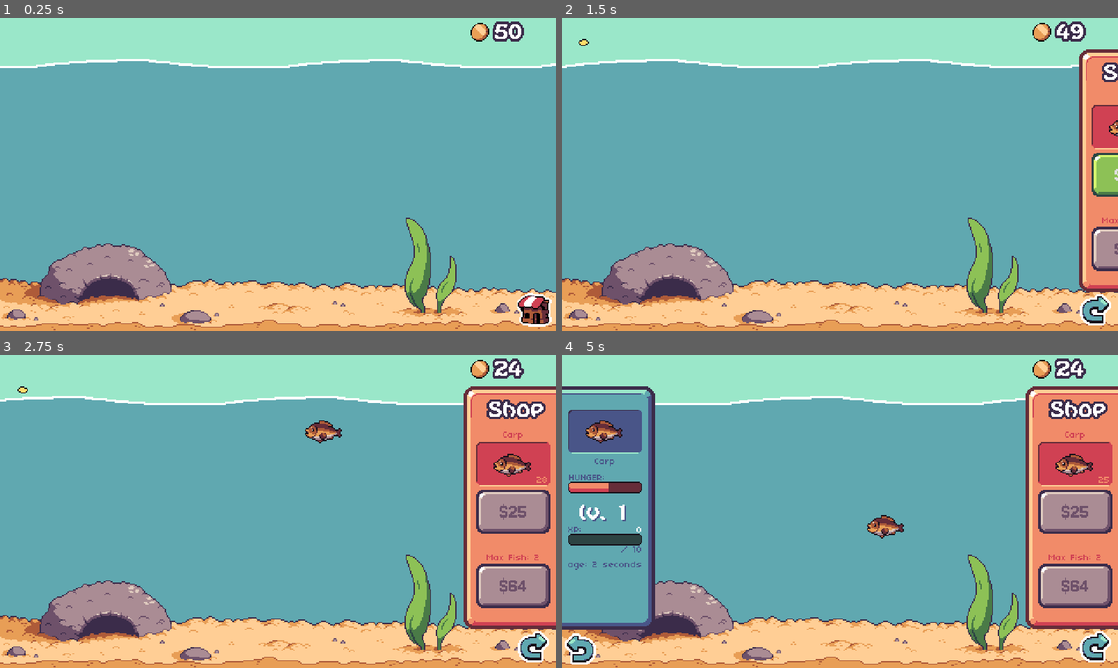
Above: before the commit, frames 1-4 (two rows, left to right).
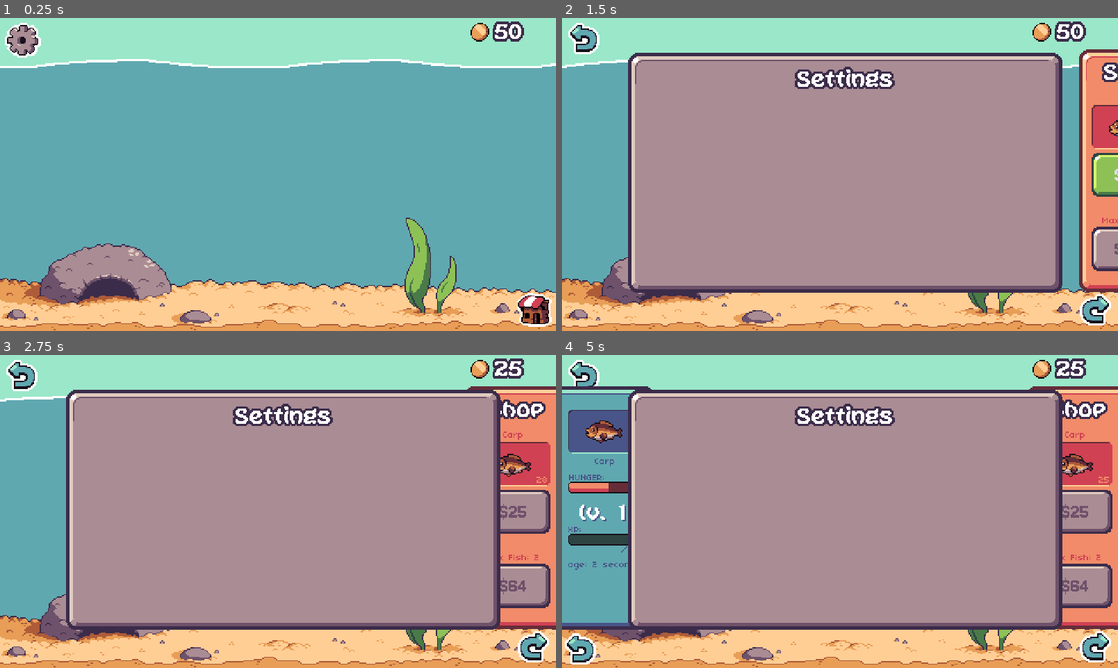
Above: after the commit, the same moments.

Repository: lospec/lospequarium
Game: Godot game, scene res://main.tscn
Same seed, same stepped clock (60 frames per second), same inputs: the game is played once before the commit and once after it.
Inputs (mouse positions are in pixels of both pictures, inside the frame that each line leads up to):
- Up to frame 1 (0.25 s): no input
- Up to frame 2 (1.5 s): click (584, 39) at 0.52 s; click (1095, 309) at 1.25 s
- Up to frame 3 (2.75 s): click "$25" at 2 s
- Up to frame 4 (5 s): click (1095, 646) at 2.75 s; click (1095, 646) at 3.5 s; move the mouse to (884, 508) at 4.27 s; click (884, 508) at 4.42 s

The runs differ from the first frame. In frame 1, 0.6% of the frame differs, in the area x 0-8%, y 1-13%; in frame 2, 59%, in the area x 1-94%, y 1-88%; in frame 3, 58%; in frame 4, 58%.

Commit message:
added settings panel

Diff:
--- a/main.tscn
+++ b/main.tscn
@@ -12,6 +12,7 @@
 [ext_resource type="Theme" uid="uid://d14ayvl6gndqm" path="res://themes/tooltip_theme.tres" id="8_pmiyt"]
 [ext_resource type="Texture2D" uid="uid://b40m7gocdcrke" path="res://art/ui/shop.png" id="9_qmnaw"]
 [ext_resource type="Script" path="res://shop.gd" id="10_0uksf"]
+[ext_resource type="Texture2D" uid="uid://fyqg4kows5t1" path="res://art/ui/settings.png" id="11_0pq2d"]
 [ext_resource type="Theme" uid="uid://dslw584p0c8fd" path="res://themes/shop-buttons.tres" id="12_gm4d3"]
 [ext_resource type="Texture2D" uid="uid://bxfa5xs6r1dyj" path="res://art/ui/shop-indent.png" id="13_h8d08"]
 [ext_resource type="Texture2D" uid="uid://bw045gyko1l3n" path="res://art/ui/dialog-blue.png" id="14_fl8mk"]
@@ -32,7 +33,9 @@
 [ext_resource type="AudioStream" uid="uid://tnk737dot0pt" path="res://sound/fish-bloop.wav" id="27_l78wf"]
 [ext_resource type="AudioStream" uid="uid://bih48in13e4uj" path="res://sound/kaching.ogg" id="27_ml0hy"]
 [ext_resource type="AudioStream" uid="uid://vona4tol1f0r" path="res://sound/coin-collect.wav" id="28_5jqr6"]
+[ext_resource type="Texture2D" uid="uid://cou3c03j8ign5" path="res://art/ui/dialog-grey.png" id="29_kf5a7"]
 [ext_resource type="AudioStream" uid="uid://y2wvcikahqgp" path="res://sound/fish-eat.ogg" id="30_e2xhv"]
+[ext_resource type="Script" path="res://scripts/settings.gd" id="30_x0fdv"]
 [ext_resource type="AudioStream" uid="uid://utyqqfrmq05g" path="res://sound/open-menu.wav" id="31_dr106"]
 [ext_resource type="AudioStream" uid="uid://cwegjadoqdglc" path="res://sound/close-menu.wav" id="32_eqthy"]
 [ext_resource type="AudioStream" uid="uid://cuiqctqpaf5ag" path="res://sound/no-no.ogg" id="32_m7gsi"]
@@ -168,6 +171,16 @@
 mouse_default_cursor_shape = 2
 theme = ExtResource("8_pmiyt")
 texture_normal = ExtResource("9_qmnaw")
+
+[node name="SettingsButton" type="TextureButton" parent="UI"]
+offset_left = 3.0
+offset_top = 3.0
+offset_right = 33.0
+offset_bottom = 32.0
+tooltip_text = "Settings"
+mouse_default_cursor_shape = 2
+theme = ExtResource("8_pmiyt")
+texture_normal = ExtResource("11_0pq2d")
 
 [node name="Shop" type="NinePatchRect" parent="UI"]
 offset_left = 480.0
@@ -457,6 +470,32 @@
 theme_override_fonts/font = ExtResource("15_fg7uf")
 theme_override_font_sizes/font_size = 8
 
+[node name="Settings" type="NinePatchRect" parent="UI"]
+offset_left = 57.0
+offset_top = 274.0
+offset_right = 432.0
+offset_bottom = 481.0
+texture = ExtResource("29_kf5a7")
+patch_margin_left = 16
+patch_margin_top = 16
+patch_margin_right = 16
+patch_margin_bottom = 16
+script = ExtResource("30_x0fdv")
+
+[node name="TitleLabel" type="Label" parent="UI/Settings"]
+layout_mode = 1
+anchors_preset = 14
+anchor_top = 0.5
+anchor_right = 1.0
+anchor_bottom = 0.5
+offset_top = -92.5
+offset_bottom = -70.5
+grow_horizontal = 2
+grow_vertical = 2
+theme = ExtResource("7_njjdw")
+text = "Settings"
+horizontal_alignment = 1
+
 [node name="Xp-bar-full" type="Sprite2D" parent="."]
 position = Vector2(-63, 172)
 texture = ExtResource("18_pwm8v")
@@ -508,6 +547,7 @@
 bus = &"Effects"
 
 [connection signal="pressed" from="UI/ShopButton" to="UI/Shop" method="_on_shop_button_pressed"]
+[connection signal="pressed" from="UI/SettingsButton" to="UI/Settings" method="toggleSettings"]
 [connection signal="gui_input" from="UI/Shop/BuyCurrentItemButton" to="UI/Shop" method="_on_buy_current_item_button_gui_input"]
 [connection signal="pressed" from="UI/Shop/BuyCurrentItemButton" to="UI/Shop" method="_on_buy_current_item_button_pressed"]
 [connection signal="gui_input" from="UI/Shop/UpgradeTankButton" to="UI/Shop" method="_on_upgrade_tank_button_gui_input"]
--- /dev/null
+++ b/scripts/settings.gd
@@ -0,0 +1,31 @@
+extends NinePatchRect
+
+const TWEEN_SPEED = 0.5
+
+@onready var settingsButton = get_node("../SettingsButton")
+var openButton = load("res://art/ui/settings.png")
+var closeButton = load("res://art/ui/close-left.png")
+
+var open = false
+func _ready():
+	pass
+
+func toggleSettings():
+	if open: hideSettings()
+	else: showSettings()
+
+func showSettings():
+	open = true
+	settingsButton.texture_normal = closeButton
+	settingsButton.tooltip_text = "Close Settings"
+	var tween = create_tween()
+	tween.tween_property(self, "position", Vector2(position.x,30), TWEEN_SPEED).set_trans(Tween.TRANS_QUAD).set_ease(Tween.EASE_IN_OUT)
+	get_node("/root/Node2D/Sound/MenuOpen").play()
+
+func hideSettings():
+	open = false
+	settingsButton.texture_normal = openButton
+	settingsButton.tooltip_text = "Settings"
+	var tween = create_tween()
+	tween.tween_property(self, "position", Vector2(position.x,274), TWEEN_SPEED).set_trans(Tween.TRANS_QUAD).set_ease(Tween.EASE_IN_OUT)
+	get_node("/root/Node2D/Sound/MenuClose").play()
Binary file added: art/ui/close-left-down.png
Not shown, added: art/ui/close-left-down.png.import
Binary file added: art/ui/close-left-hover.png
Not shown, added: art/ui/close-left-hover.png.import
Binary file added: art/ui/close-left.png
Not shown, added: art/ui/close-left.png.import
Binary file added: art/ui/dialog-grey.png
Not shown, added: art/ui/dialog-grey.png.import
Binary file changed: art/ui/dialog.png
Binary file added: art/ui/settings.png
Not shown, added: art/ui/settings.png.import
Not shown: 1 places in main.tscn that only renumber resources
